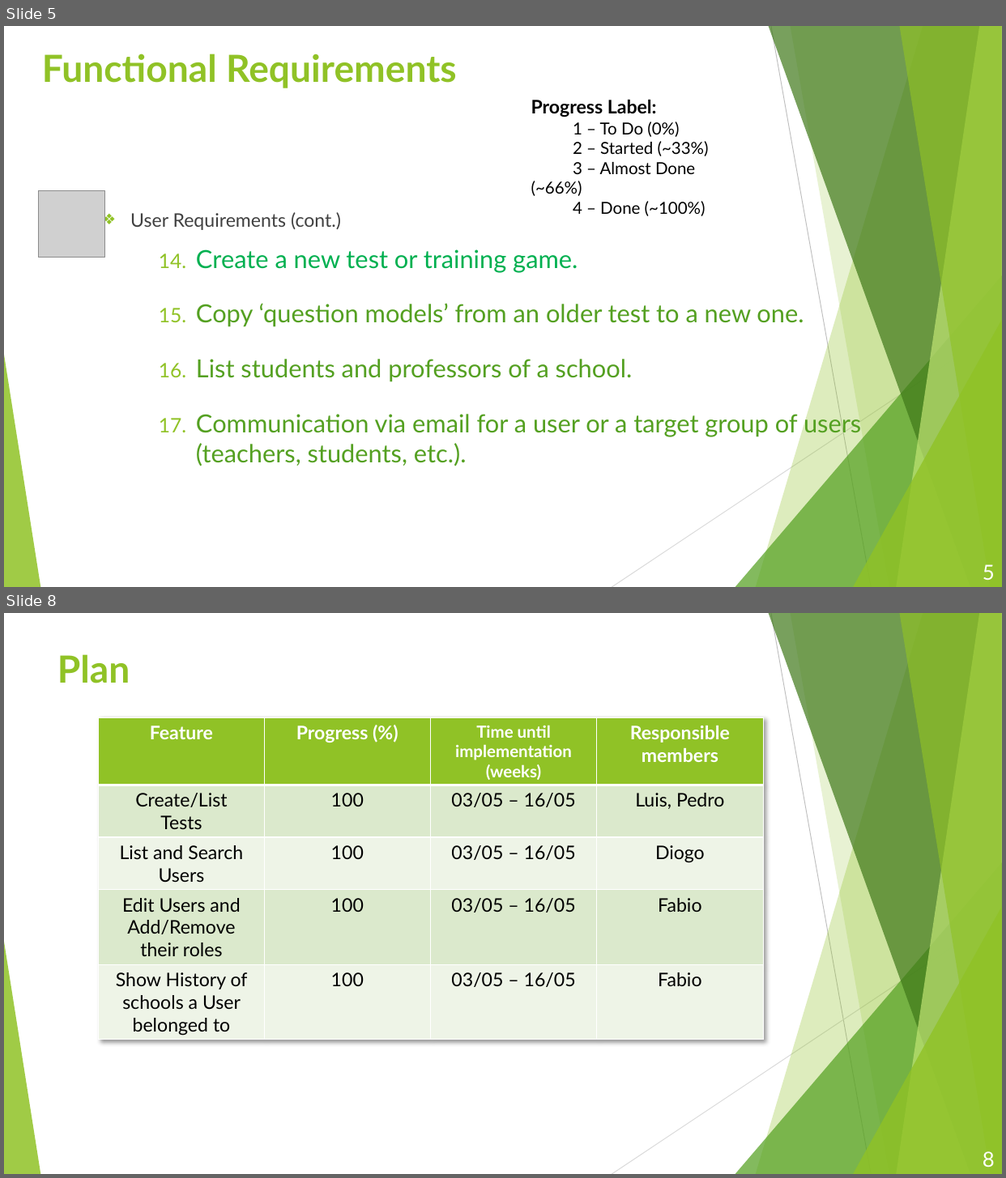
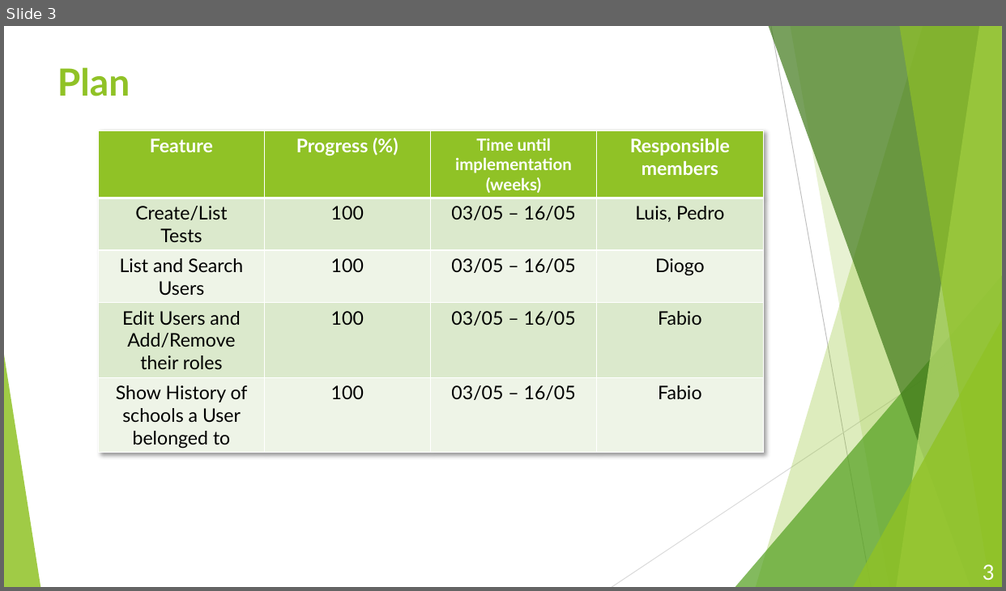
Before and after one commit to Mariainesrocha/Projeto_Informatica, a slide deck: Docs/PowerPoints/PMATE-Transition(Final).pptx. Shown one above the other, each under a label of ours: slides 5 and 8 before the commit, slide 3 after it; the slides between them are not shown. The pictures are 1006x1178 and 1006x591 pixels, drawn with LibreOffice and Linux fonts; fonts in the diff are those of the drawing; grey boxes stand for pictures; background and template pictures are left out. Boxes give left, top, right and bottom in pixels: in the first picture for what was removed or moved away, otherwise in the second. Text is boxed around its words. In the diff, an @@ line names an element or a change of style, - is before the commit and + after.

```diff
--- a/Docs/PowerPoints/PMATE-Transition(Final).pptx
+++ b/Docs/PowerPoints/PMATE-Transition(Final).pptx
@@ slide 5 removed at bbox=[4, 26, 1002, 587], background #FFFFFF; not listed: 10 template elements that a slide beside it also shows @@
@@ title removed at bbox=[42, 54, 457, 88] @@
-Functional Requirements
@@ text removed at bbox=[531, 99, 709, 216] @@
-Progress Label:
-1 – To Do (0%)
-2 – Started (~33%)
-3 – Almost Done (~66%)
-4 – Done (~100%)
@@ picture removed at bbox=[39, 190, 105, 258] @@
@@ text removed at bbox=[130, 212, 861, 467] @@
-❖ User Requirements (cont.)
-14. Create a new test or training game.
-15. Copy ‘question models’ from an older test to a new one.
-16. List students and professors of a school.
-17. Communication via email for a user or a target group of users (teachers, students, etc.).
@@ page number removed at bbox=[982, 565, 995, 580] @@
-5
@@ what was slide 8 is now slide 3 @@
@@ page number at bbox=[982, 565, 995, 580]: text changed @@
-8
+3
```
Also in this commit, not shown: 2 slides changed, 2 slides added, 4 other slides removed.
